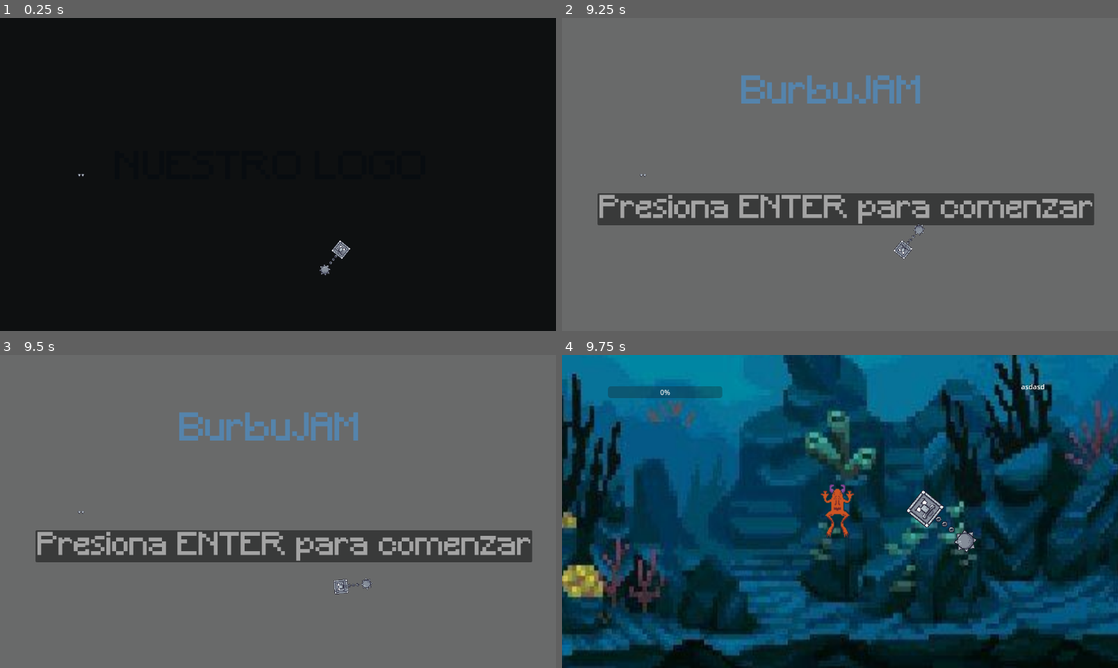
Above: before the commit, frames 1-4 (two rows, left to right).
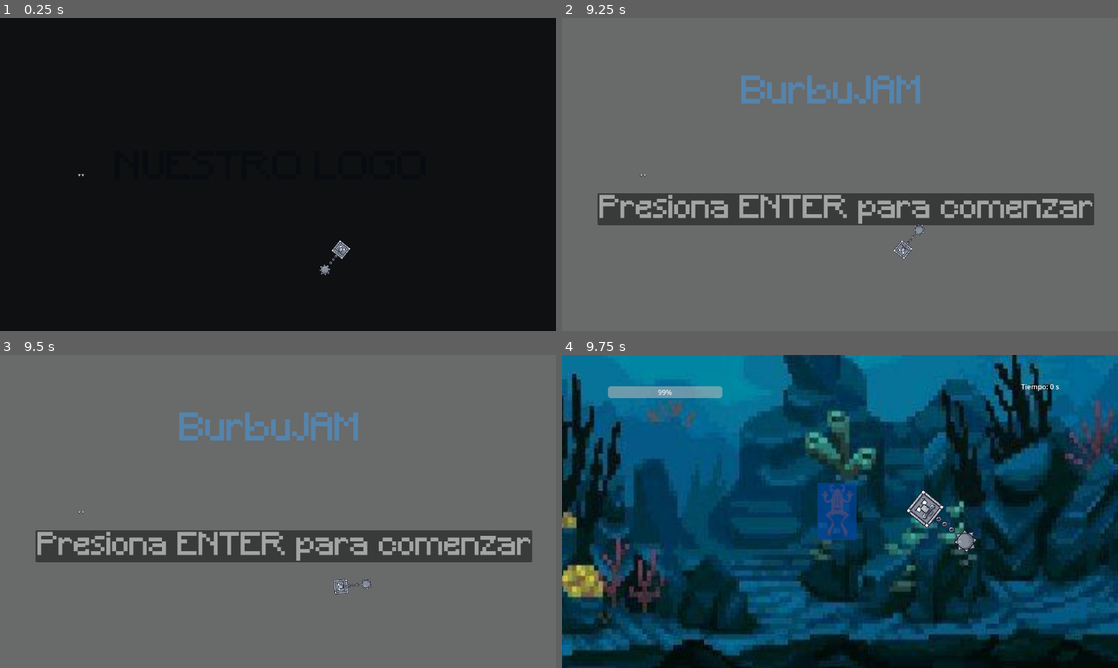
Above: after the commit, the same moments.

Repository: gonzalomz1/GGJ-PixARG
Game: Godot game, scene res://Scenes/Game/juego.tscn
The game is run twice, just before and just after one commit, with the same random seed, the same clock (stepped at 60 frames per second) and the same inputs.
Inputs (mouse positions are in pixels of both pictures, inside the frame that each line leads up to):
- Up to frame 1 (0.25 s): no input
- Up to frame 2 (9.25 s): tap Enter (confirmar) at 0.5 s; hold Up (arriba) 0.53-1.28 s; hold Right (derecha) 0.53-2.03 s; tap S (dash) at 0.6, 1.55, 2.85, 3.6, 4.55, 5.85, 6.6, 9.05 s; tap Up (arriba) at 1.35, 1.52, 1.82, 2.3, 3.02, 3.32, 4.35, 4.52, 4.82, 5.3, 6.02, 6.32, 8.85, 9.02 s; hold Left (izquierda) 2.03-2.78 s; hold Enter (confirmar) 2.03-2.78 s; hold Right (derecha) 2.78-4.28 s; hold Up (arriba) 3.53-4.28 s; hold Left (izquierda) 4.28-5.03 s; hold Right (derecha) 5.03-5.78 s; hold Enter (confirmar) 5.03-5.78 s; hold Left (izquierda) 5.78-7.25 s; hold Up (arriba) 6.53-7.25 s; click (845, 208) at 7.25 s; click (845, 208) at 8 s; hold Right (derecha) from 8.78 s (still down)
- Up to frame 3 (9.5 s): keep holding Right (derecha); tap Up (arriba) at 9.32 s
- Up to frame 4 (9.75 s): keep holding Right (derecha); hold Enter (confirmar) from 9.53 s (still down)

Frames 1-3 are identical in both runs. In frame 4, 2.1% of the frame differs, in the area x 8-90%, y 9-63%.

Commit message:
cambios en jugador y ui
movimiento listo
dash listo
escudo listo
vida -> en ui listo
ui
vida  del jugador como aire en una barra progresiva listo
tiempo del juego actual listo
logica para cierre del juego listo

faltan animaciones del jugador, cambiar el sprite

Diff:
--- a/BurbuJAM/Scenes/Game/juego.gd
+++ b/BurbuJAM/Scenes/Game/juego.gd
@@ -46,9 +46,9 @@
 	return get_node("UI")
 
 func _ready():
-	comenzarJuego()
+	comenzarAnimacionMenuInicio()
 
-func comenzarJuego() -> void:
+func comenzarAnimacionMenuInicio() -> void:
 	var jugador = get_player()
 	var menu = get_menu_node()
 	var ui = get_ui_node()
@@ -64,7 +64,7 @@
 	var jugador = get_player()
 	var menu = get_menu_node()
 	var ui = get_ui_node()
-	ui.habilitar()
+	ui.comienzaGameplay()
 	jugador.habilitar()
 	menu.hide()
 
--- a/BurbuJAM/Scenes/Prototypes/Characters/Jugador/jugador.tscn
+++ b/BurbuJAM/Scenes/Prototypes/Characters/Jugador/jugador.tscn
@@ -6,24 +6,74 @@
 [sub_resource type="RectangleShape2D" id="RectangleShape2D_f70a1"]
 size = Vector2(38, 59)
 
+[sub_resource type="RectangleShape2D" id="RectangleShape2D_soqhc"]
+size = Vector2(45, 66)
+
+[sub_resource type="Animation" id="Animation_n0a25"]
+length = 0.001
+tracks/0/type = "value"
+tracks/0/imported = false
+tracks/0/enabled = true
+tracks/0/path = NodePath("Sprite2D:visible")
+tracks/0/interp = 1
+tracks/0/loop_wrap = true
+tracks/0/keys = {
+"times": PackedFloat32Array(0),
+"transitions": PackedFloat32Array(1),
+"update": 1,
+"values": [true]
+}
+tracks/1/type = "value"
+tracks/1/imported = false
+tracks/1/enabled = true
+tracks/1/path = NodePath("Sprite2D:modulate")
+tracks/1/interp = 1
+tracks/1/loop_wrap = true
+tracks/1/keys = {
+"times": PackedFloat32Array(0),
+"transitions": PackedFloat32Array(1),
+"update": 0,
+"values": [Color(1, 1, 1, 1)]
+}
+
+[sub_resource type="Animation" id="Animation_qphay"]
+resource_name = "recibeGolpe"
+length = 1.6
+tracks/0/type = "value"
+tracks/0/imported = false
+tracks/0/enabled = true
+tracks/0/path = NodePath("Sprite2D:visible")
+tracks/0/interp = 1
+tracks/0/loop_wrap = true
+tracks/0/keys = {
+"times": PackedFloat32Array(0, 0.1, 0.2, 0.3, 0.4, 0.5, 0.6, 0.7, 0.8, 0.9, 1, 1.1, 1.2, 1.3, 1.4, 1.5, 1.6),
+"transitions": PackedFloat32Array(1, 1, 1, 1, 1, 1, 1, 1, 1, 1, 1, 1, 1, 1, 1, 1, 1),
+"update": 1,
+"values": [true, false, true, false, true, false, true, false, true, false, true, false, true, false, true, false, true]
+}
+tracks/1/type = "value"
+tracks/1/imported = false
+tracks/1/enabled = true
+tracks/1/path = NodePath("Sprite2D:modulate")
+tracks/1/interp = 1
+tracks/1/loop_wrap = true
+tracks/1/keys = {
+"times": PackedFloat32Array(0, 0.3, 0.6, 1.1, 1.5),
+"transitions": PackedFloat32Array(1, 1, 1, 1, 1),
+"update": 0,
+"values": [Color(1, 1, 1, 1), Color(1, 1, 1, 0), Color(1, 1, 1, 1), Color(1, 1, 1, 0), Color(1, 1, 1, 1)]
+}
+
+[sub_resource type="AnimationLibrary" id="AnimationLibrary_ec371"]
+_data = {
+"RESET": SubResource("Animation_n0a25"),
+"recibeGolpe": SubResource("Animation_qphay")
+}
+
 [node name="Jugador" type="CharacterBody2D"]
 collision_layer = 2
 collision_mask = 21
 script = ExtResource("1_8dswk")
-
-[node name="UI" type="Node2D" parent="."]
-
-[node name="TIEMPO" type="Label" parent="UI"]
-offset_right = 40.0
-offset_bottom = 23.0
-
-[node name="Label2" type="Label" parent="UI"]
-offset_right = 40.0
-offset_bottom = 23.0
-
-[node name="Label3" type="Label" parent="UI"]
-offset_right = 40.0
-offset_bottom = 23.0
 
 [node name="CollisionShape2D" type="CollisionShape2D" parent="."]
 position = Vector2(1, 0.5)
@@ -40,3 +90,24 @@
 limit_right = 1280
 limit_bottom = 720
 limit_smoothed = true
+
+[node name="Escudo" type="Area2D" parent="."]
+collision_layer = 32
+collision_mask = 4
+
+[node name="CollisionShape2D" type="CollisionShape2D" parent="Escudo"]
+position = Vector2(0.5, 0)
+shape = SubResource("RectangleShape2D_soqhc")
+debug_color = Color(0.980392, 0, 0.380392, 0.419608)
+
+[node name="ColorRect" type="ColorRect" parent="Escudo"]
+offset_left = -22.0
+offset_top = -33.0
+offset_right = 23.0
+offset_bottom = 33.0
+color = Color(0, 0.27451, 0.619608, 0.717647)
+
+[node name="AnimationPlayer" type="AnimationPlayer" parent="."]
+libraries = {
+"": SubResource("AnimationLibrary_ec371")
+}
--- a/BurbuJAM/Scenes/UI/ui.tscn
+++ b/BurbuJAM/Scenes/UI/ui.tscn
@@ -5,15 +5,23 @@
 [node name="UI" type="CanvasLayer"]
 script = ExtResource("1_ie2dv")
 
-[node name="Label" type="Label" parent="."]
+[node name="Tiempo" type="Label" parent="."]
 offset_left = 1057.0
 offset_top = 61.0
 offset_right = 1112.0
 offset_bottom = 84.0
 text = "asdasd"
 
-[node name="ProgressBar" type="ProgressBar" parent="."]
+[node name="Aire" type="ProgressBar" parent="."]
 offset_left = 106.0
 offset_top = 72.0
 offset_right = 369.0
 offset_bottom = 99.0
+
+[node name="GameOverLabel" type="Label" parent="."]
+offset_left = 503.0
+offset_top = 320.0
+offset_right = 846.0
+offset_bottom = 403.0
+theme_override_font_sizes/font_size = 60
+text = "GAME OVER"
--- a/BurbuJAM/Scripts/Gameplay/Player/jugador.gd
+++ b/BurbuJAM/Scripts/Gameplay/Player/jugador.gd
@@ -1,14 +1,26 @@
 extends CharacterBody2D
-class_name Jugador # agregue yo
+
+class_name Jugador # Clase del jugador
+
+# Constantes
 const SPEED = 300.0
-const JUMP_VELOCITY = -400.0
+const DASH_SPEED = 800.0 # Velocidad del dash
+const DASH_DURATION = 0.2 # Duracion en segundos del dash
 
+## Variables
 @onready var camara = $Camera2D
-
-# Get the gravity from the project settings to be synced with RigidBody nodes.
+@onready var escudo = $Escudo
+var is_dashing: bool = false
+var dash_direction: Vector2 = Vector2.ZERO
+var dash_timer: float = 0.0
+# Sacamos la gravedad directamente del setting del proyecto.
 var gravity = ProjectSettings.get_setting("physics/2d/default_gravity")
 
+
+## INPUT
 func handle_input(event: InputEvent) -> void:
+	if is_dashing:
+		return # Si dasheamos, ignoramos otros inputs
 	# Reseteamos la velocidad inicial
 	velocity = Vector2.ZERO
 	# Procesamos el movimiento horizontal y vertical
@@ -25,12 +37,49 @@
 	if velocity.length() > 0:
 		velocity = velocity.normalized() * SPEED
 
+	# Dash
+	if Input.is_action_just_pressed("dash"):
+		iniciar_dash()
+
+## FISICA
 func _physics_process(delta):
-	# Aplicar gravedad si no está en el suelo
-	if not is_on_floor():
-		velocity.y += gravity * delta
+	if is_dashing:
+		# Durante el dash, movemos al jugador en la direccion del mismo
+		velocity = dash_direction * DASH_SPEED
+		dash_timer -= delta
+		if dash_timer <= 0.0:
+			terminar_dash()
 	# Mover al personaje
 	move_and_slide()
+
+## DASH
+func iniciar_dash() -> void:
+	is_dashing = true
+	dash_timer = DASH_DURATION
+
+	# La direccion del dash es la direccion actual de movimiento
+	if velocity.length() > 0:
+		dash_direction = velocity.normalized()
+	else:
+		# Si no hay input de movimiento, el dash por defecto es hacia arriba
+		dash_direction = Vector2.UP
+		## HAY QUE AGREGAR EFECTOS VISUALES Y SONIDO
+	print("DASH REALIZADO HACIA: ", str(dash_direction))
+
+func terminar_dash() -> void:
+	is_dashing = false
+	dash_direction = Vector2.ZERO
+	velocity = Vector2.ZERO
+	print("DASH FINALIZADO")
+	# Procesamos el input actual para actualizar el movimiento
+	if Input.is_action_pressed("izquierda"):
+		velocity.x -= SPEED
+	if Input.is_action_pressed("derecha"):
+		velocity.x += SPEED
+	if Input.is_action_pressed("arriba"):
+		velocity.y -= SPEED
+	if Input.is_action_pressed("abajo"):
+		velocity.y += SPEED
 
 func desabilitar() -> void:
 	camara.enabled = false
--- a/BurbuJAM/Scripts/UI/UI.gd
+++ b/BurbuJAM/Scripts/UI/UI.gd
@@ -1,7 +1,65 @@
 extends CanvasLayer
+
+## AIRE ES LA VIDA DEL JUGADOR
+var aire:float = 100.0
+var tiempo:float = 0.0
+var velocidad_descenso_aire:float = 0.5 # Velocidad inicial del descenso del aire
+var aire_maximo:float = 100.0
+var cronometro_activo:bool = false # inactivo por default
+
+func _ready():
+	$GameOverLabel.hide()
+
+# Cada frame
+func _physics_process(delta):
+	if cronometro_activo:
+		if aire > 0.0:
+			aire -= velocidad_descenso_aire * delta  # Reducimos el aire gradualmente
+			actualizar_barra_aire()
+		else:
+			fin_del_juego() # Si el aire se termina, el juego finaliza
+
+		tiempo+= delta # Incrementar el cronometro
+		actualizar_tiempo()
+
+		# Ajustar la velocidad del descenso del aire segun el tiempo transcurrido
+		ajustar_dificultad()
+
+## ACTUALIZAR INTERFAZ
+
+func actualizar_barra_aire()-> void:
+	$Aire.value = aire / aire_maximo * 100 # (valor en porcentaje)
+
+func actualizar_tiempo()-> void:
+	$Tiempo.text = "Tiempo: " + str(floor(tiempo)) + " s" # Tiempo redondeado
+
+## SISTEMAS DEL JUEGO
+
+func recoger_burbuja(cantidad:float) -> void:
+	aire = min(aire + cantidad, aire_maximo) # No puede superar el maximo
+
+func ajustar_dificultad() -> void:
+	# Incrementa la dificultad de descenso de aire segun el tiempo transcurrido
+	if tiempo > 30:
+		velocidad_descenso_aire = 1.0
+	if tiempo > 60:
+		velocidad_descenso_aire = 1.5
+	if tiempo > 90:
+		velocidad_descenso_aire = 2.0
+
+func fin_del_juego()-> void:
+	get_tree().paused = true # Pausa el juego
+	print(" Fin del Juego! ")
+	$GameOverLabel.show()
+
+## CONTROL DE VISIBILIDAD
 
 func desabilitar() -> void:
 	hide()
 
 func habilitar() -> void:
 	show()
+
+func comienzaGameplay() -> void:
+	habilitar()
+	cronometro_activo = true
--- a/BurbuJAM/project.godot
+++ b/BurbuJAM/project.godot
@@ -361,6 +361,7 @@
 2d_physics/layer_3="Enemigos"
 2d_physics/layer_4="Burbuja"
 2d_physics/layer_5="PowerUps"
+2d_physics/layer_6="Escudo"
 
 [physics]
 
Not shown, added: BurbuJAM/Assets/Art/Animation/anim_personaje/rana_pixel_sprite_sheet01.png.import
Not shown, added: BurbuJAM/Assets/Art/Animation/anim_personaje/rana_pixel_sprite_sheet02.png.import
Not shown: 1 places in BurbuJAM/Scenes/Prototypes/Characters/Jugador/jugador.tscn that only renumber resources
